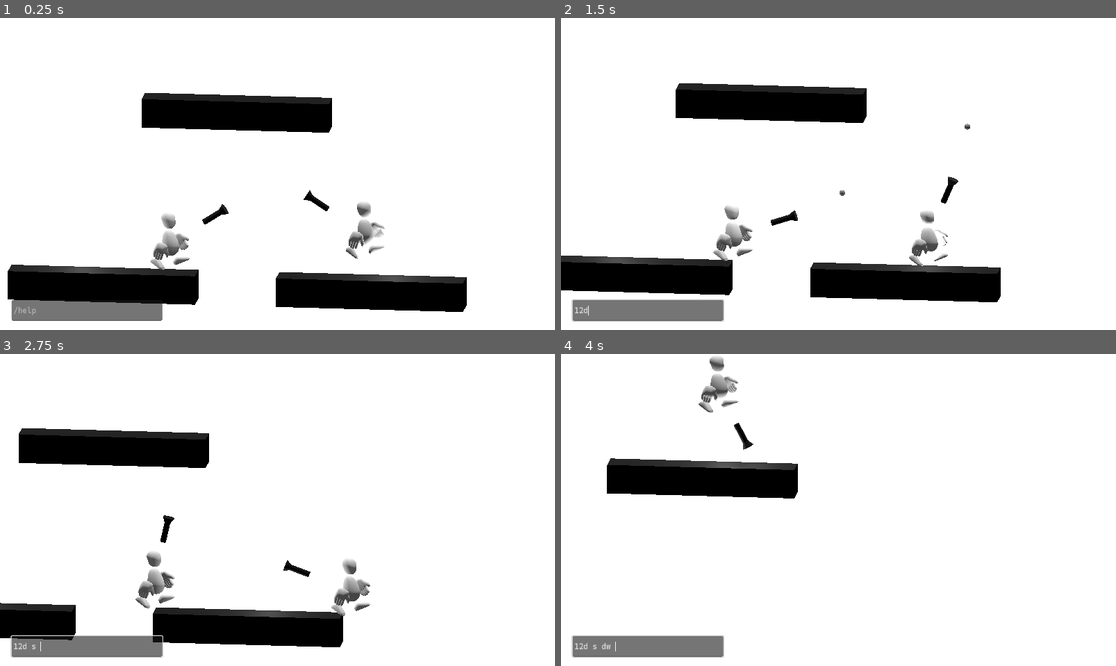
Above: before the commit, frames 1-4 (two rows, left to right).
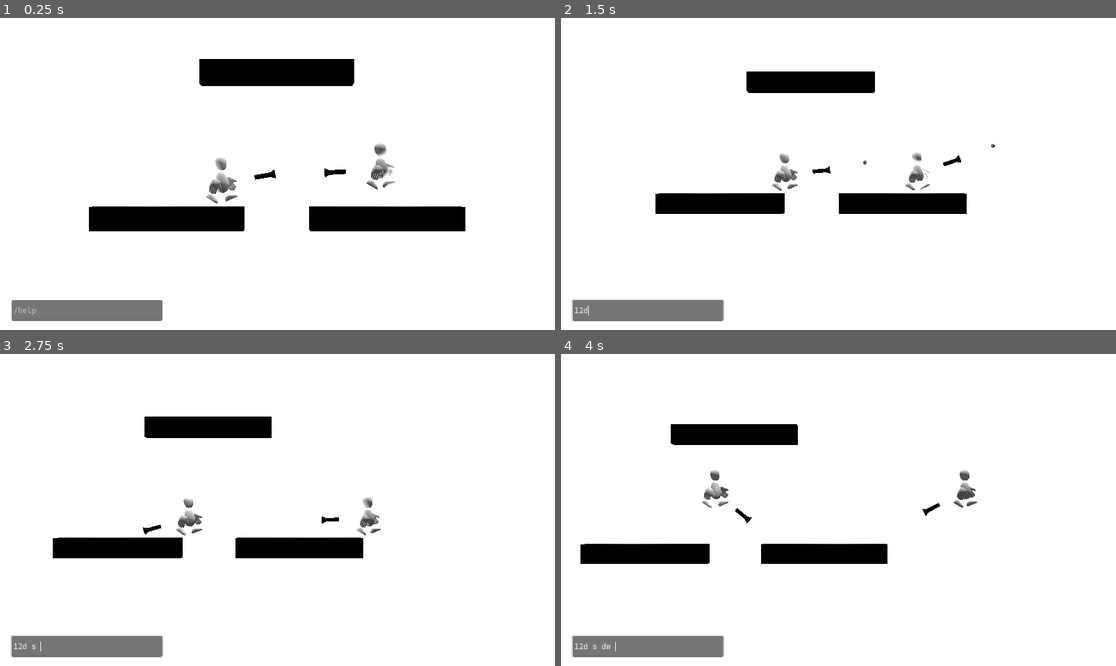
Above: after the commit, the same moments.

Repository: theowiik/project-epic-footsies-2
Game: Godot game, scene res://scenes/main.tscn
Same seed, same stepped clock (60 frames per second), same inputs: the game is played once before the commit and once after it. The engine's default icon, where the game draws it, is replaced by a stand-in: a white triangle on a blue panel in a dark square.
Inputs (mouse positions are in pixels of both pictures, inside the frame that each line leads up to):
- Up to frame 1 (0.25 s): no input
- Up to frame 2 (1.5 s): click (649, 311) at 0.52 s; type "12" at 0.6 s; move the mouse to (960, 158) at 1.27 s; hold D from 1.28 s (still down); click (960, 158) at 1.42 s
- Up to frame 3 (2.75 s): tap Space at 1.52, 2.27 s; move the mouse to (166, 525) at 2.02 s; release D at 2.03 s; hold S from 2.03 s (still down)
- Up to frame 4 (4 s): move the mouse to (894, 441) at 2.77 s; release S at 2.78 s; hold D 2.78-3.53 s; move the mouse to (810, 572) at 3.52 s; hold W from 3.53 s (still down); click (810, 572) at 3.67 s; tap Space at 3.77 s

The runs differ from the first frame. In frame 1, 20% of the frame differs, in the area x 1-85%, y 13-95%; in frame 2, 17%; in frame 3, 15%; in frame 4, 9.2%.

Commit message:
Scale camera to fit players

Diff:
--- a/game/scenes/main.tscn
+++ b/game/scenes/main.tscn
@@ -7,11 +7,14 @@
 [ext_resource type="PackedScene" uid="uid://dacw2gn4smkwj" path="res://scenes/hud.tscn" id="5_tbgi4"]
 
 [sub_resource type="BoxShape3D" id="BoxShape3D_sgp6g"]
-size = Vector3(6.449463, 1, 1)
+size = Vector3(72.88492, 1, 1)
 
 [sub_resource type="BoxMesh" id="BoxMesh_sgp6g"]
 material = ExtResource("1_sugp2")
 size = Vector3(6.46, 1, 1)
+
+[sub_resource type="BoxShape3D" id="BoxShape3D_tbgi4"]
+size = Vector3(1, 8.765747, 1)
 
 [sub_resource type="Environment" id="Environment_tbgi4"]
 ssr_enabled = true
@@ -26,10 +29,15 @@
 transform = Transform3D(1, 0, 0, 0, 1, 0, 0, 0, 1, -2.2444236, -0.9567063, 0)
 
 [node name="CollisionShape3D" type="CollisionShape3D" parent="StaticBody3D"]
+transform = Transform3D(1, 0, 0, 0, 1, 0, 0, 0, 1, 4.93898, 0, 0)
 shape = SubResource("BoxShape3D_sgp6g")
 
 [node name="MeshInstance3D" type="MeshInstance3D" parent="StaticBody3D"]
 mesh = SubResource("BoxMesh_sgp6g")
+
+[node name="CollisionShape3D2" type="CollisionShape3D" parent="StaticBody3D"]
+transform = Transform3D(1, 0, 0, 0, 1, 0, 0, 0, 1, 4.5605426, 3.8828735, 0)
+shape = SubResource("BoxShape3D_tbgi4")
 
 [node name="StaticBody3D2" type="StaticBody3D" parent="."]
 transform = Transform3D(1, 0, 0, 0, 1, 0, 0, 0, 1, 7.00799, -0.9567063, 0)
@@ -53,8 +61,7 @@
 transform = Transform3D(1, 0, 0, 0, 1, 0, 0, 0, 1, 0, 0.9574709, 0)
 
 [node name="Camera3D" type="Camera3D" parent="."]
-transform = Transform3D(0.9925377, -0.027170938, 0.1188729, 6.107246e-10, 0.9748585, 0.2228247, -0.12193863, -0.2211619, 0.9675838, 22.825825, 40.753616, 165.832)
-projection = 1
+transform = Transform3D(1, 0, 0, 0, 1, 0, 0, 0, 1, 0, 0.5713768, 30.053001)
 fov = 22.5
 size = 10.69
 script = ExtResource("2_0wfyh")
--- a/game/scripts/follow_camera.gd
+++ b/game/scripts/follow_camera.gd
@@ -2,8 +2,13 @@
 extends Camera3D
 
 @export var smoothing_speed: float = 5.0
+@export var zoom_smoothing_speed: float = 3.0
+@export var min_zoom: float = 30.0
+@export var padding: float = 8.0
+
 var follow: Array[Node3D] = []
-var offset: Vector3 = Vector3(4, 8, 25)
+var base_offset: Vector3 = Vector3(0, 0, 0)
+var current_zoom: float = 10.0
 
 
 func _ready() -> void:
@@ -11,6 +16,8 @@
 
 	for player in players:
 		follow.append(player as Node3D)
+
+	current_zoom = min_zoom
 
 
 func _process(delta: float) -> void:
@@ -22,5 +29,39 @@
 		avg_position += node.global_position
 	avg_position /= follow.size()
 
-	var target_position: Vector3 = avg_position + offset
+	var target_zoom: float = _calculate_zoom_to_fit()
+
+	current_zoom = lerpf(current_zoom, target_zoom, 1.0 - exp(-zoom_smoothing_speed * delta))
+
+	var target_position: Vector3 = avg_position + base_offset + Vector3(0, 0, current_zoom)
 	global_position = global_position.lerp(target_position, 1.0 - exp(-smoothing_speed * delta))
+
+
+func _calculate_zoom_to_fit() -> float:
+	if follow.size() <= 1:
+		return min_zoom
+
+	var min_bounds: Vector3 = follow[0].global_position
+	var max_bounds: Vector3 = follow[0].global_position
+
+	for node in follow:
+		var pos: Vector3 = node.global_position
+		min_bounds.x = min(min_bounds.x, pos.x)
+		min_bounds.y = min(min_bounds.y, pos.y)
+		max_bounds.x = max(max_bounds.x, pos.x)
+		max_bounds.y = max(max_bounds.y, pos.y)
+
+	var spread_x: float = (max_bounds.x - min_bounds.x) + padding * 2
+	var spread_y: float = (max_bounds.y - min_bounds.y) + padding * 2
+
+	var fov_rad: float = deg_to_rad(fov)
+	var aspect: float = (
+		get_viewport().get_visible_rect().size.x / get_viewport().get_visible_rect().size.y
+	)
+
+	var dist_for_width: float = (spread_x / 2.0) / (tan(fov_rad / 2.0) * aspect)
+	var dist_for_height: float = (spread_y / 2.0) / tan(fov_rad / 2.0)
+
+	var required_zoom: float = max(dist_for_width, dist_for_height)
+
+	return maxf(required_zoom, min_zoom)
Not shown: 1 places in game/scenes/main.tscn that only renumber resources
Not shown, added: game/.cursor/rules/style.mdc
